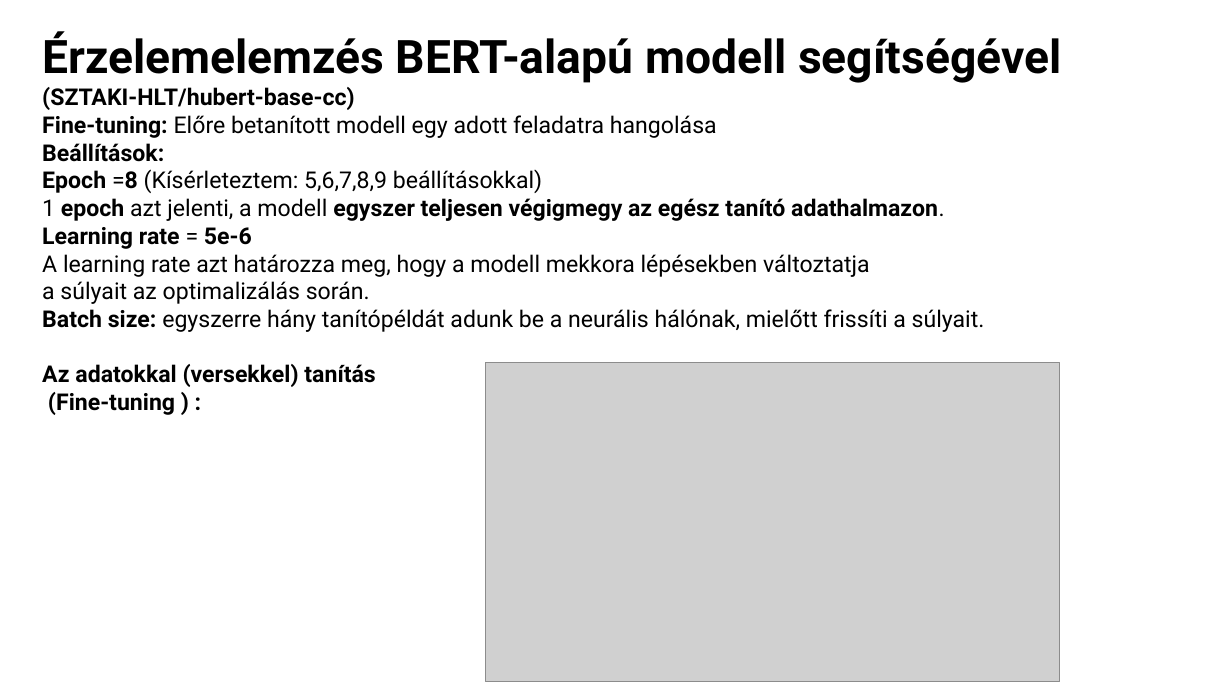
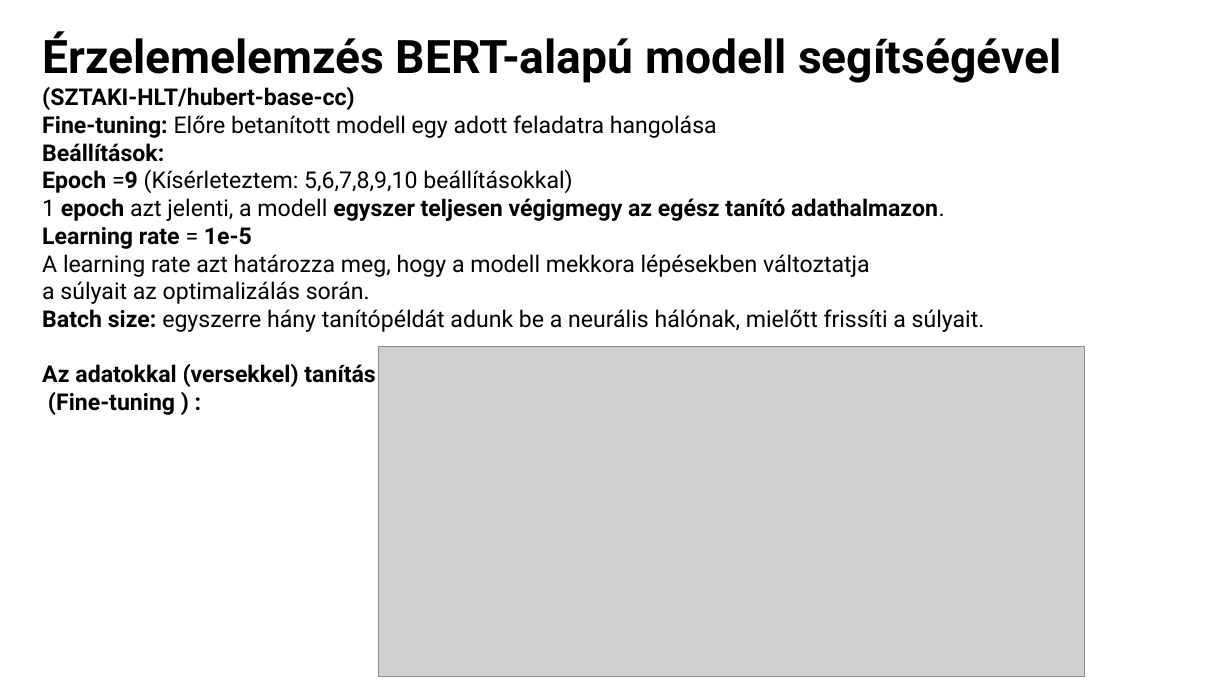
Before and after one commit to minorharpman/erzelemelemzes, a slide deck: slide 5 of Erzelemelemzes.pptx. Drawn at 1232x693 pixels with LibreOffice and Linux fonts; fonts in the diff are those of the drawing; grey boxes stand for pictures. Boxes give left, top, right and bottom in pixels: in the first picture for what was removed or moved away, otherwise in the second. Text is boxed around its words. In the diff, an @@ line names an element or a change of style, - is before the commit and + after.

```diff
--- a/Erzelemelemzes.pptx
+++ b/Erzelemelemzes.pptx
@@ text at bbox=[42, 169, 572, 193]: text changed @@
-Epoch =8 (Kísérleteztem: 5,6,7,8,9 beállításokkal)
+Epoch =9 (Kísérleteztem: 5,6,7,8,9,10 beállításokkal)
@@ text at bbox=[42, 227, 252, 249]: text changed @@
-Learning rate = 5e-6
+Learning rate = 1e-5
@@ picture: place and size @@
-picture at bbox=[485, 362, 1059, 682]
+picture at bbox=[379, 347, 1085, 677]
```
Also in this commit, not shown: 4 other slides changed, 4 slides added, 6 slides removed, 1 other file.
